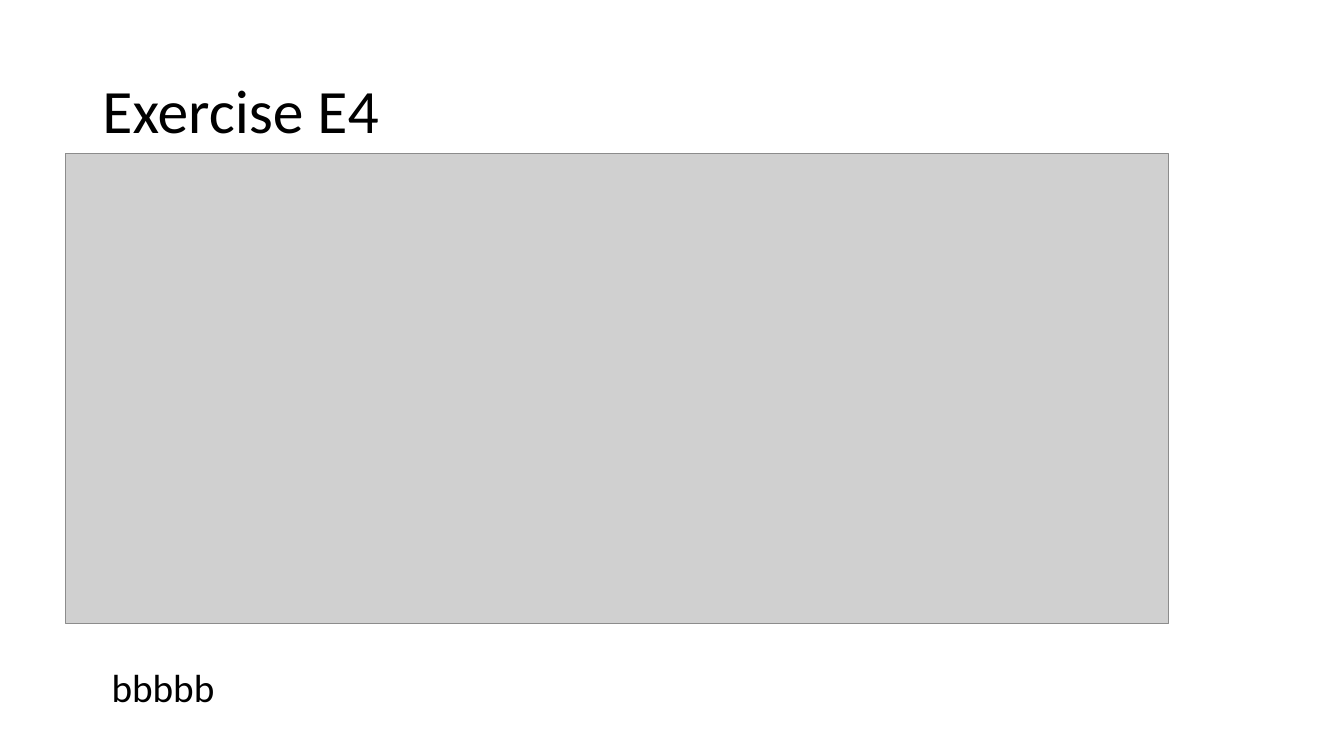
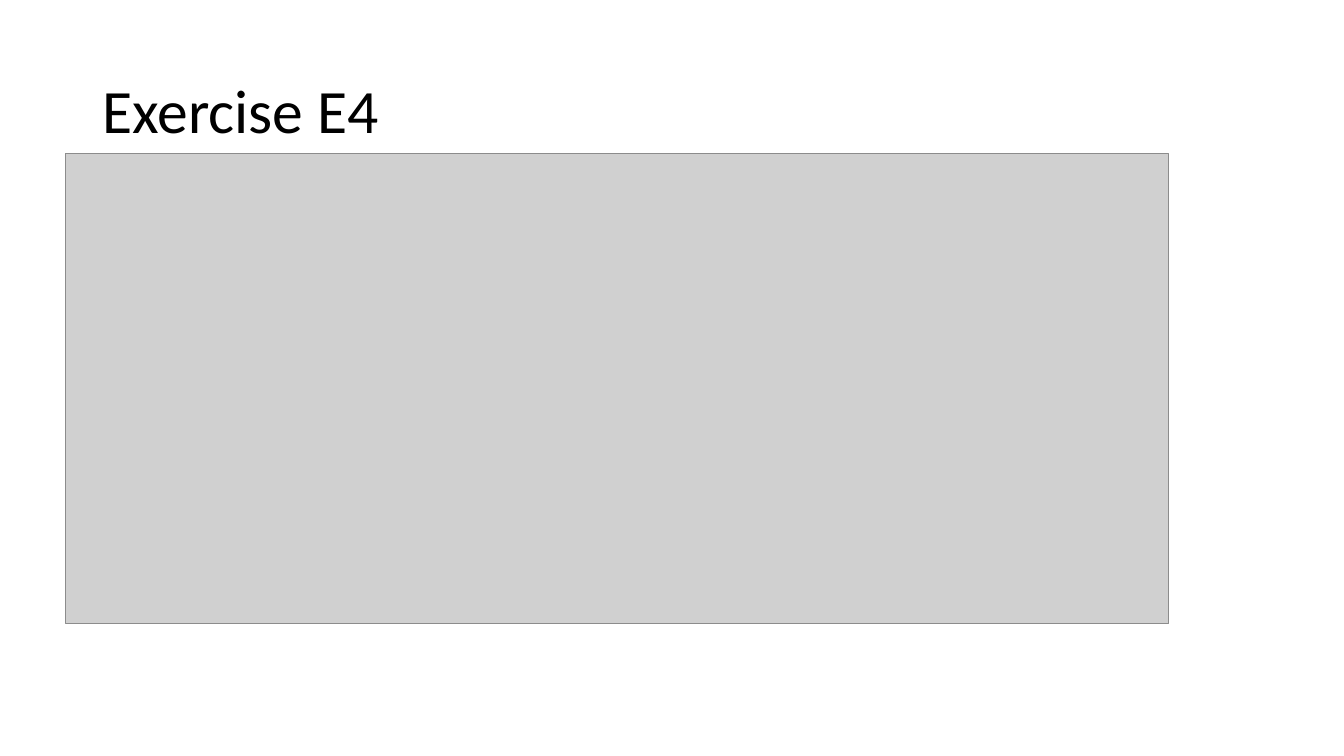
Before and after one commit to differental/IEP-E, a slide deck: slide 2 of Exercise 4/E4.pptx. Drawn at 1344x756 pixels with LibreOffice and Linux fonts; fonts in the diff are those of the drawing; grey boxes stand for pictures. Boxes give left, top, right and bottom in pixels: in the first picture for what was removed or moved away, otherwise in the second. Text is boxed around its words. In the diff, an @@ line names an element or a change of style, - is before the commit and + after.

Commit message:
+ Exercise 4

```diff
--- a/Exercise 4/E4.pptx
+++ b/Exercise 4/E4.pptx
@@ text removed at box(112, 674, 215, 703) @@
-bbbbb
```
Also in this commit, not shown: 1 other slide changed, 4 slides added, 5 other files.
